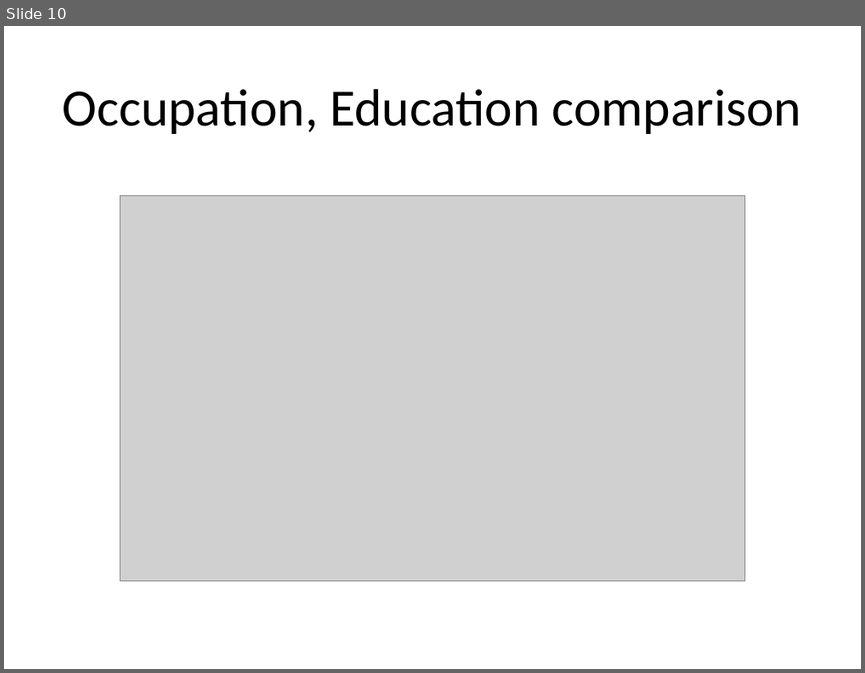
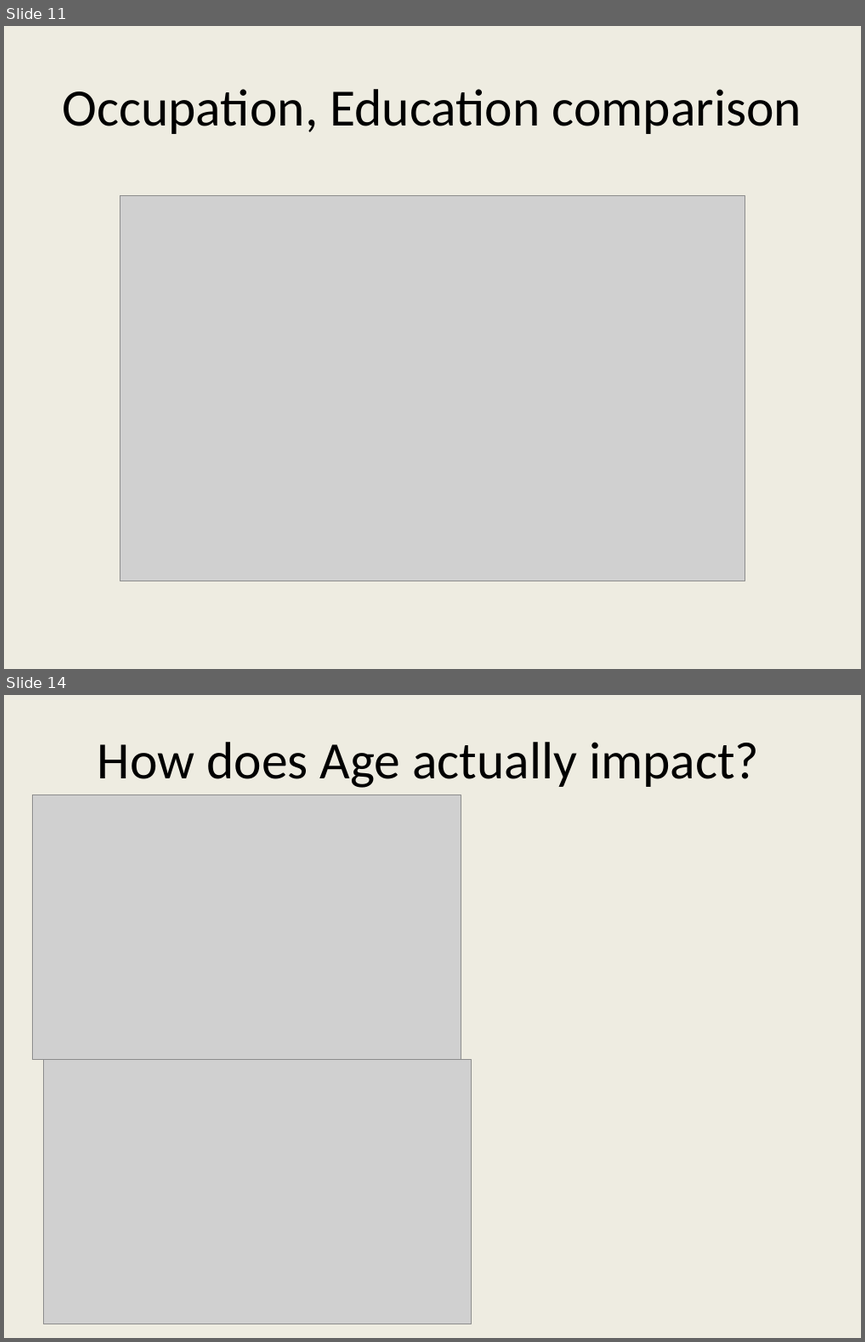
Before and after one commit to ishgupta/National-Longitudinal-Mortality-Study-, a slide deck: output/Suicidal Catalysts.pptx. Shown one above the other, each under a label of ours: slide 10 before the commit, slides 11 and 14 after it; the slides between them are not shown. The pictures are 865x673 and 865x1342 pixels, drawn with LibreOffice and Linux fonts; fonts in the diff are those of the drawing; grey boxes stand for pictures. Boxes give left, top, right and bottom in pixels: in the first picture for what was removed or moved away, otherwise in the second. Text is boxed around its words. In the diff, an @@ line names an element or a change of style, - is before the commit and + after.

```diff
--- a/output/Suicidal Catalysts.pptx
+++ b/output/Suicidal Catalysts.pptx
@@ slide 14 added at box(4, 695, 861, 1338), background #EEECE1 @@
@@ title added at box(98, 742, 759, 788), 44 pt, text #000000 @@
+How does Age actually impact?
@@ picture added at box(32, 795, 460, 1059) @@
@@ picture added at box(43, 1059, 471, 1323) @@
@@ what was slide 10 is now slide 11 @@
@@ slide 11 changed as well @@
@@ background #FFFFFF to #EEECE1 @@
```
Also in this commit, not shown: 7 other slides changed, 15 other slides added, 3 slides removed, 1 other file.
